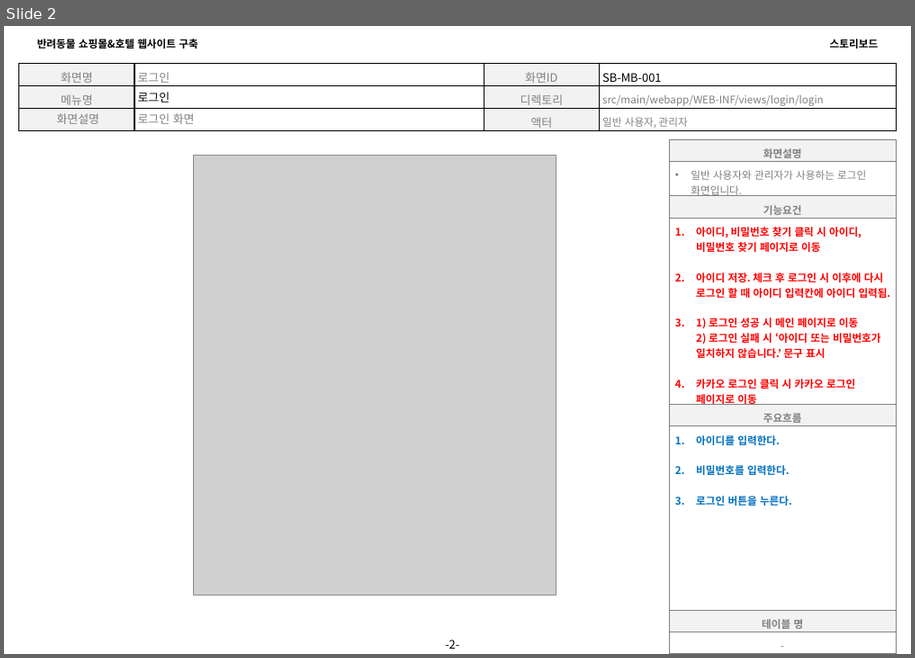
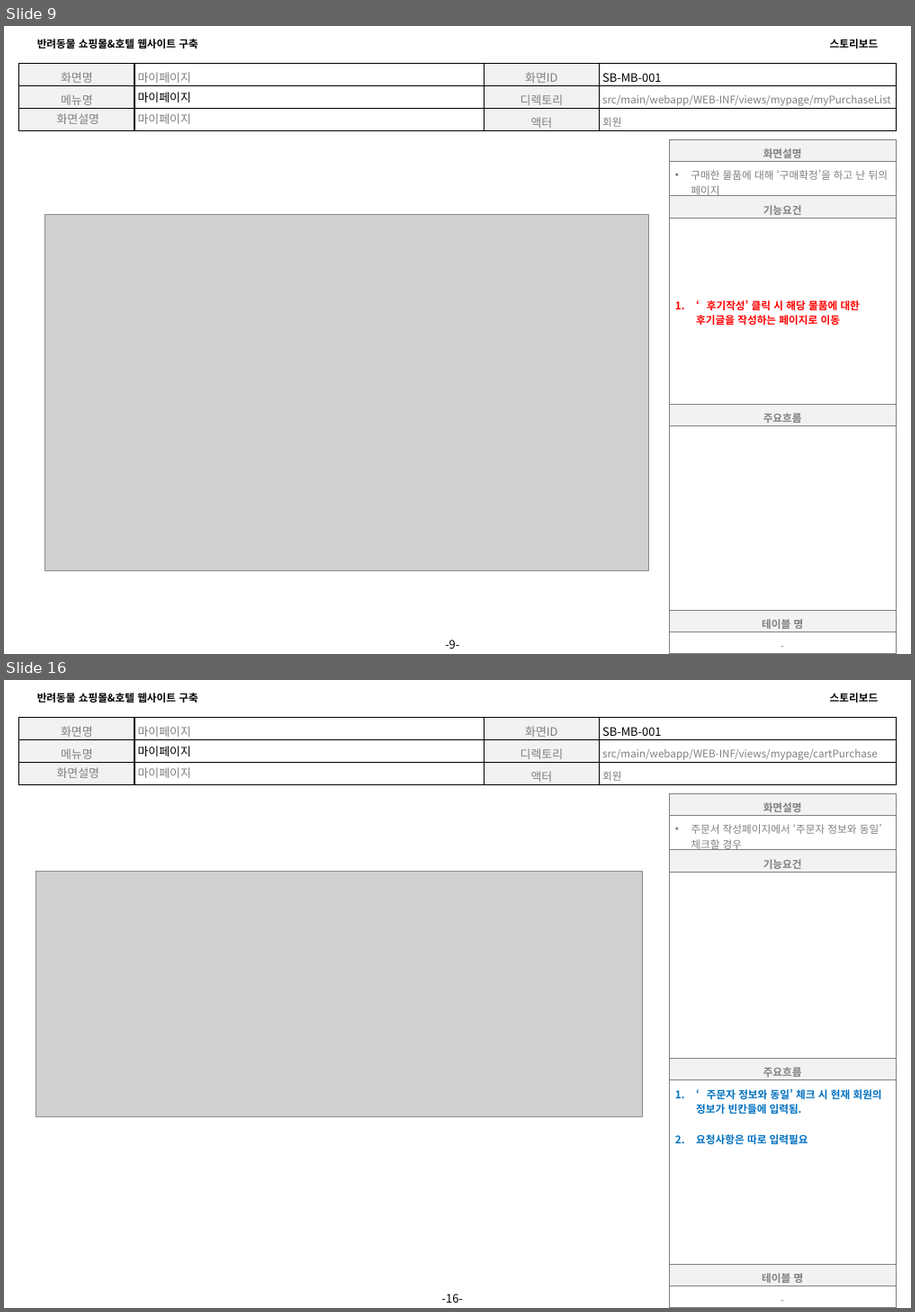
Before and after one commit to 94jinwoo/Companion, a slide deck: Companion.스토리보드.VER.0.1(마이페이지).pptx. Shown one above the other, each under a label of ours: slide 2 before the commit, slides 9 and 16 after it; the slides between them are not shown. The pictures are 915x658 and 915x1312 pixels, drawn with LibreOffice and Linux fonts; fonts in the diff are those of the drawing; grey boxes stand for pictures. Boxes give left, top, right and bottom in pixels: in the first picture for what was removed or moved away, otherwise in the second. Text is boxed around its words. In the diff, an @@ line names an element or a change of style, - is before the commit and + after.

Commit message:
스토리보드 마이페이지

```diff
--- a/Companion.스토리보드.VER.0.1(마이페이지).pptx
+++ b/Companion.스토리보드.VER.0.1(마이페이지).pptx
@@ slide 16 added at [4,680,911,1308], background #FFFFFF; not listed: 3 template elements that a slide beside it also shows @@
@@ table added at [19,717,896,789], 3 rows, 4 columns @@
+화면명 | 마이페이지 | 화면ID | SB-MB-001
+메뉴명 | 마이페이지 | 디렉토리 | src/main/webapp/WEB-INF/views/mypage/cartPurchase
+화면설명 | 마이페이지 | 액터 | 회원
@@ table added at [669,794,896,1279], 6 rows, 1 columns @@
+화면설명
+주문서 작성페이지에서 ‘주문자 정보와 동일’ 체크할 경우
+기능요건
+
+주요흐름
+‘주문자 정보와 동일’ 체크 시 현재 회원의 정보가 빈칸들에 입력됨. / 요청사항은 따로 입력필요
@@ picture added at [36,871,642,1117] @@
@@ table added at [669,1265,896,1308], 2 rows, 1 columns @@
+테이블 명
+-
@@ what was slide 2 is now slide 9 @@
@@ slide 9 changed as well @@
@@ table at [19,63,896,135] @@
-row 1, column 2: 로그인
+row 1, column 2: 마이페이지
-row 2, column 2: 로그인
+row 2, column 2: 마이페이지
-row 2, column 4: src/main/webapp/WEB-INF/views/login/login
+row 2, column 4: src/main/webapp/WEB-INF/views/mypage/myPurchaseList
-row 3, column 2: 로그인 화면
+row 3, column 2: 마이페이지
-row 3, column 4: 일반 사용자, 관리자
+row 3, column 4: 회원
@@ table at [669,140,896,625] @@
-row 2, column 1: 일반 사용자와 관리자가 사용하는 로그인 화면입니다.
+row 2, column 1: 구매한 물품에 대해 ‘구매확정’을 하고 난 뒤의 페이지
-row 4, column 1: 아이디, 비밀번호 찾기 클릭 시 아이디, 비밀번호 찾기 페이지로 이동 / 아이디 저장. 체크 후 로그인 시 이후에 다시 로그인 할 때 아이디 입력칸에 아이디 입력됨. / 1) 로그인 성공 시 메인 페이지로 이동 2) 로그인 실패 시 ‘아이디 또는 비밀번호가 일치하지 않습니다.’ 문구 표시 / 카카오 로그인 클릭 시 카카오 로그인 페이지로 이동
+row 4, column 1: ‘후기작성’ 클릭 시 해당 물품에 대한 후기글을 작성하는 페이지로 이동
-row 6, column 1: 아이디를 입력한다. / 비밀번호를 입력한다. / 로그인 버튼을 누른다.
+row 6, column 1: 
@@ picture: place and size @@
-picture at [194,156,557,596]
+picture at [45,214,649,570]
@@ page number at [445,640,459,649]: text changed @@
--2-
+-9-
```
Also in this commit, not shown: 2 other slides changed, 13 other slides added, 6 slides removed.
